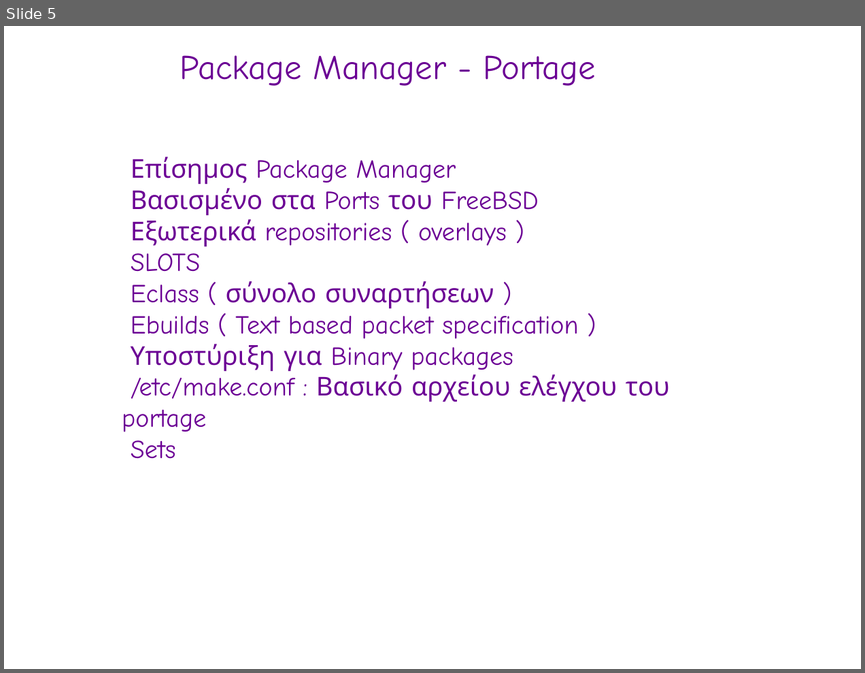
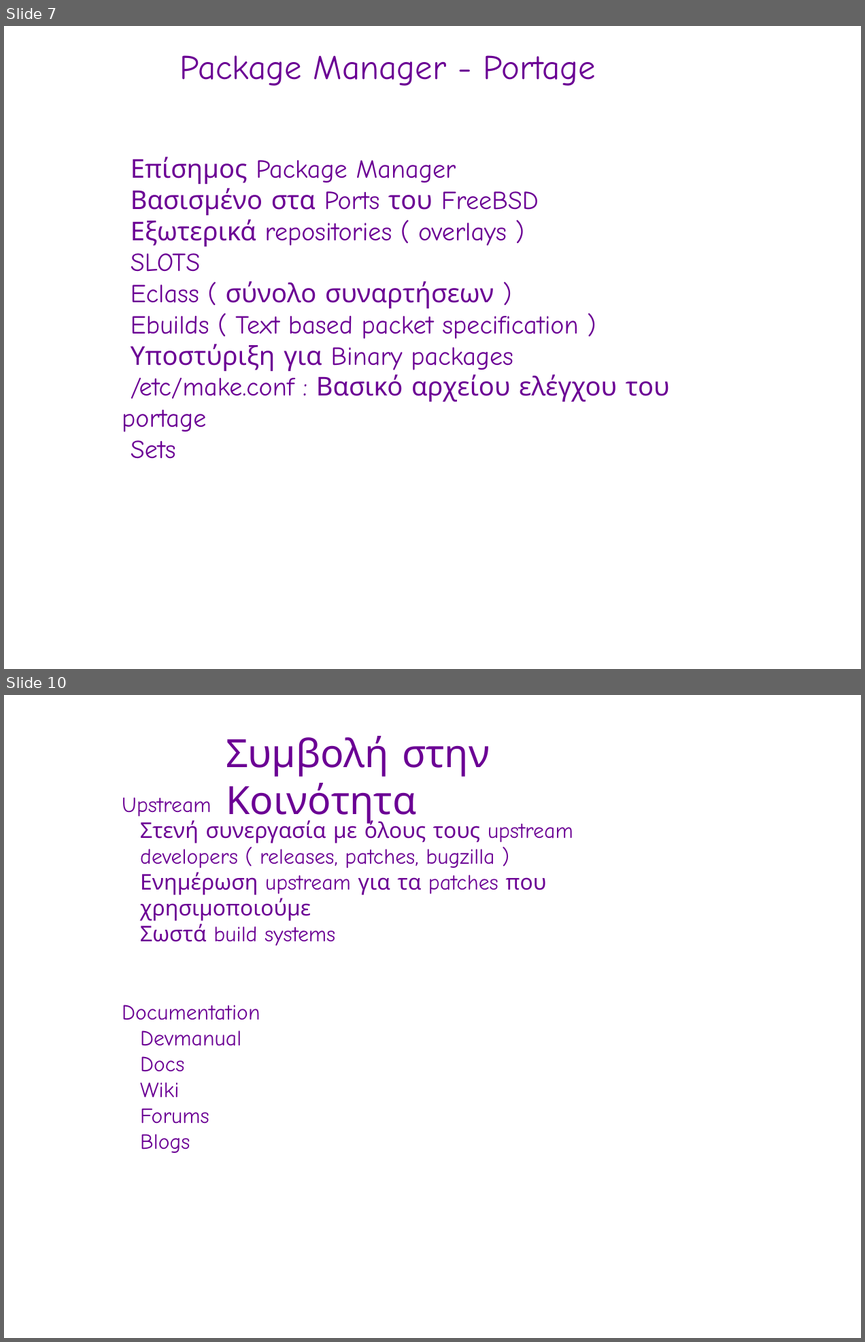
Before and after one commit to gentoo-el/presentations, a slide deck: fosscom-2010_pres.odp. Shown one above the other, each under a label of ours: slide 5 before the commit, slides 7 and 10 after it; the slides between them are not shown. The pictures are 865x673 and 865x1342 pixels, drawn with LibreOffice and Linux fonts; fonts in the diff are those of the drawing; background and template pictures are left out. Boxes give left, top, right and bottom in pixels: in the first picture for what was removed or moved away, otherwise in the second. Text is boxed around its words. In the diff, an @@ line names an element or a change of style, - is before the commit and + after.

Commit message:
Updated
* Split pages
* Upstream referense
* Gentoo-el
* Conclusion

```diff
--- a/fosscom-2010_pres.odp
+++ b/fosscom-2010_pres.odp
@@ slide 10 added at (4,695,861,1338), background picture (left out) @@
@@ text added at (226,736,490,824), 36 pt, text #6B0094 @@
+Συμβολή στην Κοινότητα
@@ text added at (122,797,573,1153), 20 pt, text #6B0094 @@
+● Upstream
+  ● Στενή συνεργασία με όλους τους upstream developers ( releases, patches, bugzilla )
+  ● Ενημέρωση upstream για τα patches που χρησιμοποιούμε
+  ● Σωστά build systems
+● Documentation
+  ● Devmanual
+  ● Docs
+  ● Wiki
+  ● Forums
+  ● Blogs
@@ what was slide 5 is now slide 7 @@
```
Also in this commit, not shown: 3 slides changed, 5 other slides added.
